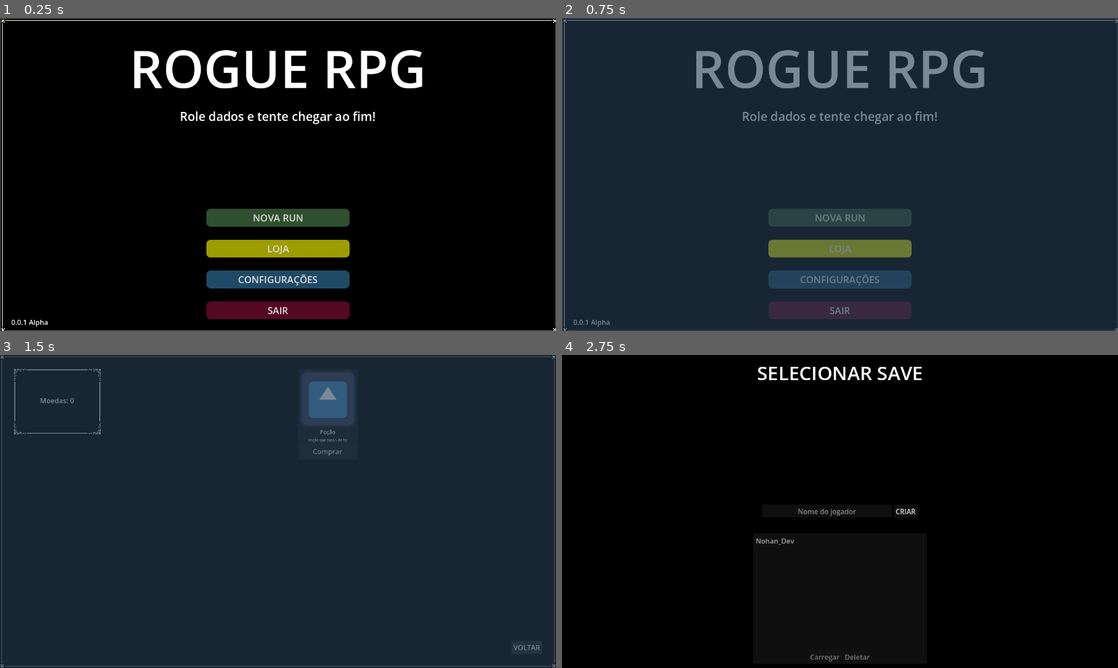
Above: before the commit, frames 1-4 (two rows, left to right).
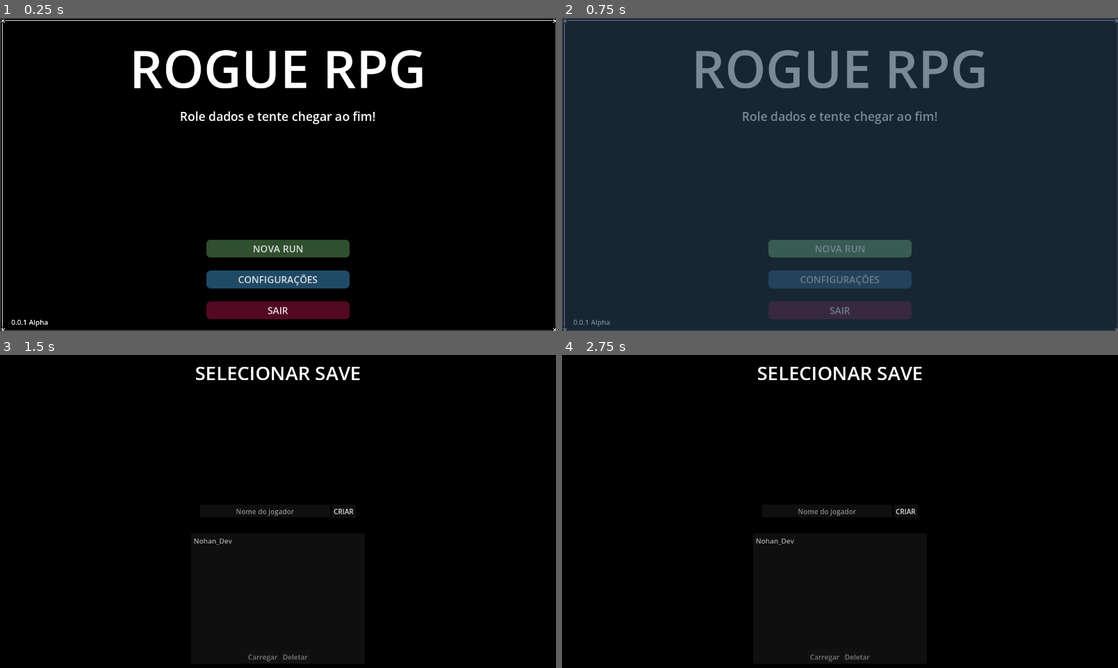
Above: after the commit, the same moments.

Repository: NouanGust/RogueRPG
Game: Godot game, scene res://Scenes/run/main_menu_scene.tscn
Two runs of this game, one before a commit and one after it. Both use one fixed random seed, a clock stepped at 60 frames per second and the inputs below. The engine's default icon, where the game draws it, is replaced by a stand-in: a white triangle on a blue panel in a dark square.
Inputs (mouse positions are in pixels of both pictures, inside the frame that each line leads up to):
- Up to frame 1 (0.25 s): no input
- Up to frame 2 (0.75 s): click (840, 249) at 0.5 s, where only the run before the commit has a clickable "LOJA"
- Up to frame 3 (1.5 s): click (528, 646) at 1.25 s, where only the run before the commit has a clickable "VOLTAR"
- Up to frame 4 (2.75 s): click (840, 555) at 2 s, where only the run before the commit has a clickable "NOVA RUN"

The runs differ from the first frame. In frame 1, 3.0% of the frame differs, in the area x 37-63%, y 60-77%; in frame 2, 2.8%; in frame 3, 100%, in the area x 0-100%, y 0-100%; in frame 4, nothing differs.
Error before the commit: Invalid type in function 'setup' in base 'PanelContainer (ItemCard)'. The Object-derived class of argument 2 (Control (ShopController)) is not a subclass of th…

Commit message:
feat: bau funcional

Diff:
--- a/Scenes/main/camp.tscn
+++ b/Scenes/main/camp.tscn
@@ -105,6 +105,30 @@
 
 [node name="GridContainer" type="GridContainer" parent="MarginContainer/VBoxContainer/HBoxContainer2/Bag/VBoxContainer" unique_id=1867560092]
 layout_mode = 2
+size_flags_horizontal = 4
+columns = 3
+
+[node name="VSeparator2" type="VSeparator" parent="MarginContainer/VBoxContainer/HBoxContainer2" unique_id=724496127]
+custom_minimum_size = Vector2(50, 0)
+layout_mode = 2
+
+[node name="Stash" type="PanelContainer" parent="MarginContainer/VBoxContainer/HBoxContainer2" unique_id=143864144]
+custom_minimum_size = Vector2(200, 0)
+layout_mode = 2
+
+[node name="VBoxContainer" type="VBoxContainer" parent="MarginContainer/VBoxContainer/HBoxContainer2/Stash" unique_id=490230715]
+layout_mode = 2
+
+[node name="Label" type="Label" parent="MarginContainer/VBoxContainer/HBoxContainer2/Stash/VBoxContainer" unique_id=436811918]
+layout_mode = 2
+size_flags_vertical = 0
+text = "BAÚ"
+horizontal_alignment = 1
+vertical_alignment = 1
+
+[node name="GridContainer" type="GridContainer" parent="MarginContainer/VBoxContainer/HBoxContainer2/Stash/VBoxContainer" unique_id=1641259838]
+layout_mode = 2
+columns = 3
 
 [node name="HSeparator2" type="HSeparator" parent="MarginContainer/VBoxContainer" unique_id=1245226195]
 layout_mode = 2
--- a/Scenes/run/main_menu_scene.tscn
+++ b/Scenes/run/main_menu_scene.tscn
@@ -16,28 +16,6 @@
 texture_margin_top = 32.0
 texture_margin_right = 32.0
 texture_margin_bottom = 32.0
-
-[sub_resource type="StyleBoxFlat" id="StyleBoxFlat_i6i1c"]
-bg_color = Color(0.827451, 0.83137256, 0, 0.7411765)
-corner_radius_top_left = 10
-corner_radius_top_right = 10
-corner_radius_bottom_right = 10
-corner_radius_bottom_left = 10
-expand_margin_left = 5.0
-expand_margin_top = 5.0
-expand_margin_right = 5.0
-expand_margin_bottom = 5.0
-
-[sub_resource type="StyleBoxFlat" id="StyleBoxFlat_a3oan"]
-bg_color = Color(0.827451, 0.83137256, 0, 1)
-corner_radius_top_left = 10
-corner_radius_top_right = 10
-corner_radius_bottom_right = 10
-corner_radius_bottom_left = 10
-expand_margin_left = 5.0
-expand_margin_top = 5.0
-expand_margin_right = 5.0
-expand_margin_bottom = 5.0
 
 [node name="MainMenuScene" type="Control" unique_id=79255151]
 layout_mode = 3
@@ -110,14 +88,6 @@
 theme_override_styles/hover = ExtResource("3_1badp")
 text = "NOVA RUN"
 
-[node name="ShopButton" type="Button" parent="MarginContainer/ButtonsVBox" unique_id=1691070968]
-layout_mode = 2
-size_flags_vertical = 0
-theme_override_font_sizes/font_size = 22
-theme_override_styles/normal = SubResource("StyleBoxFlat_i6i1c")
-theme_override_styles/hover = SubResource("StyleBoxFlat_a3oan")
-text = "LOJA"
-
 [node name="SettingsButton" type="Button" parent="MarginContainer/ButtonsVBox" unique_id=863784233]
 layout_mode = 2
 size_flags_vertical = 0
--- a/Scripts/controllers/camp_controller.gd
+++ b/Scripts/controllers/camp_controller.gd
@@ -10,8 +10,16 @@
 @onready var reroll_button: Button = $MarginContainer/VBoxContainer/HBoxContainer3/RerollShopButton
 @onready var shop_grid: GridContainer = $MarginContainer/VBoxContainer/HBoxContainer2/Shop/VBoxContainer/GridContainer
 @onready var backpack_grid: GridContainer = $MarginContainer/VBoxContainer/HBoxContainer2/Bag/VBoxContainer/GridContainer
+@onready var stash_grid: GridContainer = $MarginContainer/VBoxContainer/HBoxContainer2/Stash/VBoxContainer/GridContainer
+
+var stash_items: Array[ItemData] = []
 func _ready() -> void:
+	GameState.load_inventory_from_save()
+	stash_items = SaveManager.get_saved_stash()
 	_update_ui()
+	_update_backpack_ui()
+	_update_stash_ui()
+
 
 	start_button.pressed.connect(_on_start_button_pressed)
 	reroll_button.pressed.connect(_on_reroll_button_pressed)
@@ -27,21 +35,35 @@
 		child.queue_free()
 
 	for item in GameState.inventory:
-		var icon_rect = TextureRect.new()
-		icon_rect.texture = item.icon
-		icon_rect.custom_minimum_size = Vector2(40, 40)
-		icon_rect.expand_mode = TextureRect.EXPAND_IGNORE_SIZE
-		icon_rect.tooltip_text = item.item_name
-		backpack_grid.add_child(icon_rect)
+		var btn = _create_item_button(item)
+		btn.pressed.connect(_on_backpack_item_clicked.bind(item))
+		backpack_grid.add_child(btn)
 
-	var current_size = GameState.inventory.size()
 	var max_size = SaveManager.get_backpack_limit()
-
-	for i in range(max_size - current_size):
+	for i in range(max_size - GameState.inventory.size()):
 		var empty_slot = Panel.new()
 		empty_slot.custom_minimum_size = Vector2(40, 40)
 		empty_slot.modulate.a = 0.3
 		backpack_grid.add_child(empty_slot)
+
+func _update_stash_ui() -> void:
+	for child in stash_grid.get_children():
+		child.queue_free()
+
+	for item in stash_items:
+		var btn = _create_item_button(item)
+		btn.pressed.connect(_on_stash_item_clicked.bind(item))
+		stash_grid.add_child(btn)
+
+
+
+func _create_item_button(item: ItemData) -> Button:
+	var btn = Button.new()
+	btn.icon = item.icon
+	btn.expand_icon = true
+	btn.custom_minimum_size = Vector2(40, 40)
+	btn.tooltip_text = item.item_name + "\n" + item.description
+	return btn
 
 func _generate_shop() -> void:
 	for child in shop_grid.get_children():
@@ -109,6 +131,32 @@
 	GameState.reset_run()
 	SceneTransition.change_scene("res://Scenes/run/class_selection_scene.tscn")
 
+func _on_backpack_item_clicked(item: ItemData) -> void:
+	AudioManager.play_ui_click()
+	GameState.remove_item(item)
+	stash_items.append(item)
+
+	SaveManager.save_stash(stash_items)
+
+	_update_backpack_ui()
+	_update_stash_ui()
+
+
+func _on_stash_item_clicked(item: ItemData) -> void:
+	if not GameState.has_inventory_space():
+		AudioManager.play_ui_cancel()
+		trigger_ui_error(backpack_grid)
+		return
+
+	AudioManager.play_ui_click()
+	stash_items.erase(item)
+	GameState.add_item(item)
+
+	SaveManager.save_stash(stash_items)
+
+	_update_backpack_ui()
+	_update_stash_ui()
+
 func trigger_ui_error(control: Control) -> void:
 	if not is_instance_valid(control): return
 
--- a/Scripts/controllers/main_menu_scene.gd
+++ b/Scripts/controllers/main_menu_scene.gd
@@ -6,7 +6,6 @@
 @onready var new_run_button: Button = $MarginContainer/ButtonsVBox/NewRunButton
 @onready var settings_button: Button = $MarginContainer/ButtonsVBox/SettingsButton
 @onready var quit_button: Button = $MarginContainer/ButtonsVBox/QuitButton
-@onready var shop_button: Button = $MarginContainer/ButtonsVBox/ShopButton
 
 func _ready() -> void:
 
@@ -24,8 +23,6 @@
 	quit_button.pressed.connect(_on_quit_button_pressed)
 	quit_button.mouse_entered.connect(_on_quit_button_hovered)
 
-	shop_button.pressed.connect(_on_shop_button_pressed)
-	shop_button.mouse_entered.connect(_on_shop_button_hovered)
 
 func _on_new_run_button_pressed() -> void:
 	AudioManager.play_ui_click()
--- a/Scripts/globals/save_manager.gd
+++ b/Scripts/globals/save_manager.gd
@@ -74,6 +74,13 @@
 	profile_data["stash_items"] = stash
 	save_game()
 
+func save_stash(stash: Array[ItemData]) -> void:
+	var paths = []
+	for item in stash:
+		paths.append(item.resource_path)
+	profile_data["stash_items"] = paths
+	save_game()
+
 # Gets Globais
 
 func get_coins() -> int:
@@ -101,3 +108,11 @@
 		if ResourceLoader.exists(path):
 			loaded_items.append(ResourceLoader.load(path) as ItemData)
 	return loaded_items
+
+func get_saved_stash() -> Array[ItemData]:
+	var loaded_items: Array[ItemData] = []
+	var paths = profile_data.get("stash_items", [])
+	for path in paths:
+		if ResourceLoader.exists(path):
+			loaded_items.append(ResourceLoader.load(path) as ItemData)
+	return loaded_items
